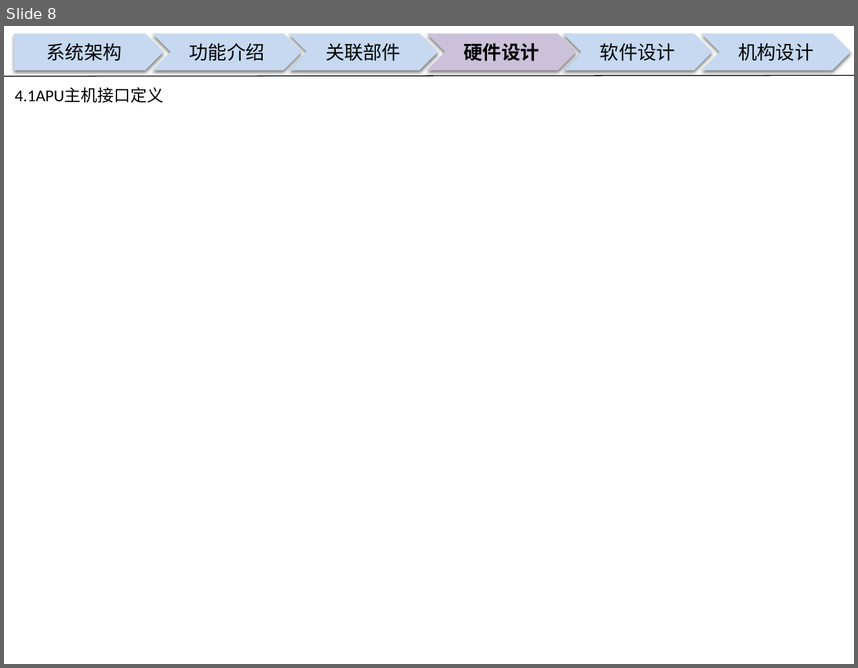
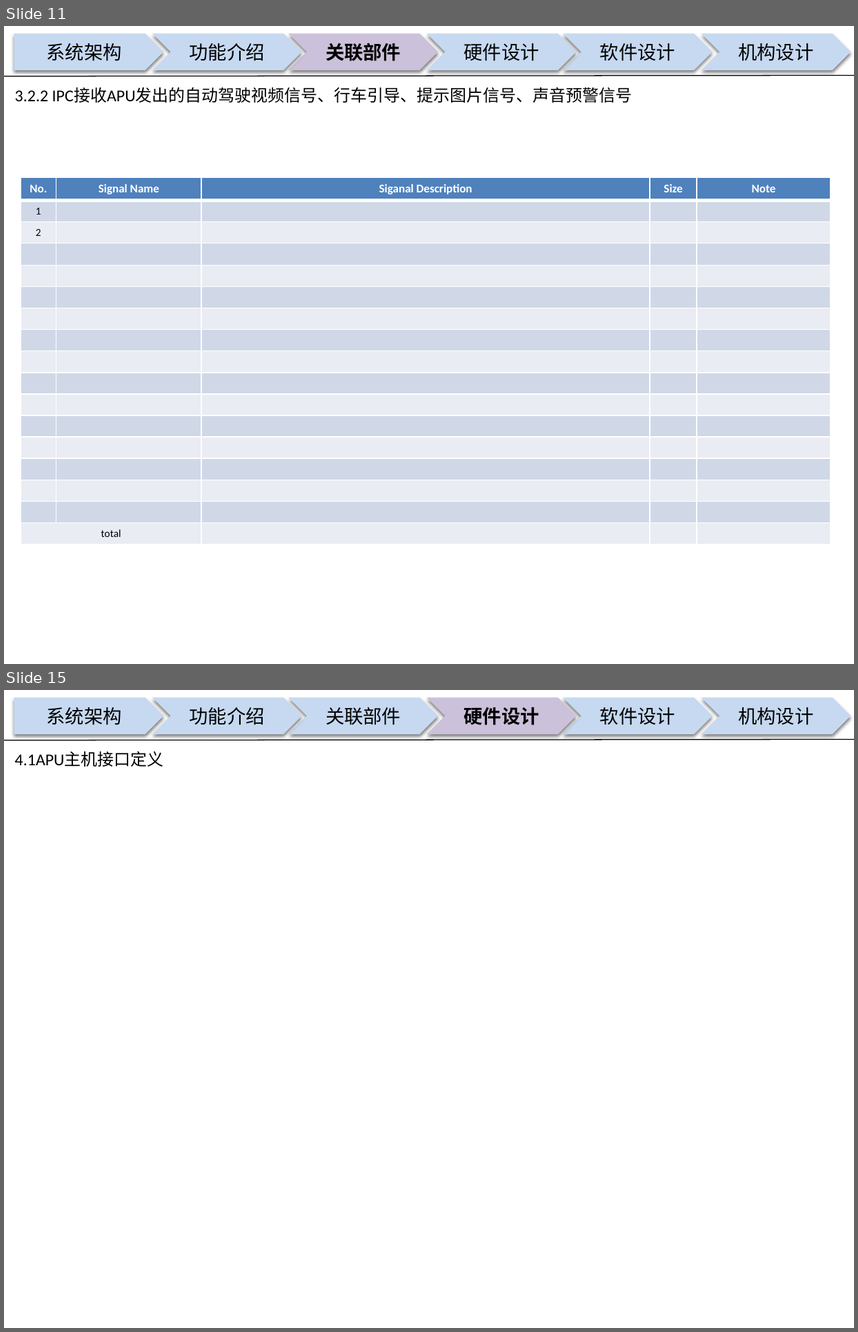
Before and after one commit to guruquan887/VAD01, a slide deck: 01需求分析/docs/specs/00APU设计构想书-VAD01-20180126.pptx. Shown one above the other, each under a label of ours: slide 8 before the commit, slides 11 and 15 after it; the slides between them are not shown. The pictures are 858x668 and 858x1332 pixels, drawn with LibreOffice and Linux fonts; fonts in the diff are those of the drawing; background and template pictures are left out. Boxes give left, top, right and bottom in pixels: in the first picture for what was removed or moved away, otherwise in the second. Text is boxed around its words. In the diff, an @@ line names an element or a change of style, - is before the commit and + after.

Commit message:
00APU设计构想书-VAD01-20180126
00APU设计构想书-VAD01-20180126

```diff
--- a/01需求分析/docs/specs/00APU设计构想书-VAD01-20180126.pptx
+++ b/01需求分析/docs/specs/00APU设计构想书-VAD01-20180126.pptx
@@ slide 11 added at [4,26,854,664], background picture (left out) @@
@@ pentagon arrow added at [14,34,164,70], fill #C6D9F1, 16 pt, text #000000 @@
+系统架构
@@ chevron added at [152,34,301,70], fill #C6D9F1, 16 pt, text #000000 @@
+功能介绍
@@ chevron added at [289,34,439,70], fill #CCC1DA, 16 pt, text #000000, bold @@
+关联部件
@@ chevron added at [426,34,576,70], fill #C6D9F1, 16 pt, text #000000 @@
+硬件设计
@@ chevron added at [562,34,712,70], fill #C6D9F1, 16 pt, text #000000 @@
+软件设计
@@ chevron added at [701,34,851,70], fill #C6D9F1, 16 pt, text #000000 @@
+机构设计
@@ line added from (4, 76) to (854, 75), #000000 0.75 pt @@
@@ text added at [15,87,633,103], 14 pt, text #000000 @@
+3.2.2 IPC接收APU发出的自动驾驶视频信号、行车引导、提示图片信号、声音预警信号
@@ table added at [21,177,831,540], 17 rows, 5 columns @@
+No. | Signal Name | Siganal Description | Size | Note
+1 |  |  |  | 
+2 |  |  |  | 
+ |  |  |  | 
+ |  |  |  | 
+ |  |  |  | 
+ |  |  |  | 
+ |  |  |  | 
+ |  |  |  | 
+ |  |  |  | 
+ |  |  |  | 
+ |  |  |  | 
+ |  |  |  | 
+ |  |  |  | 
+ |  |  |  | 
+ |  |  |  | 
+total |  |  |  | 
@@ what was slide 8 is now slide 15 @@
```
Also in this commit, not shown: 2 slides changed, 7 other slides added.
